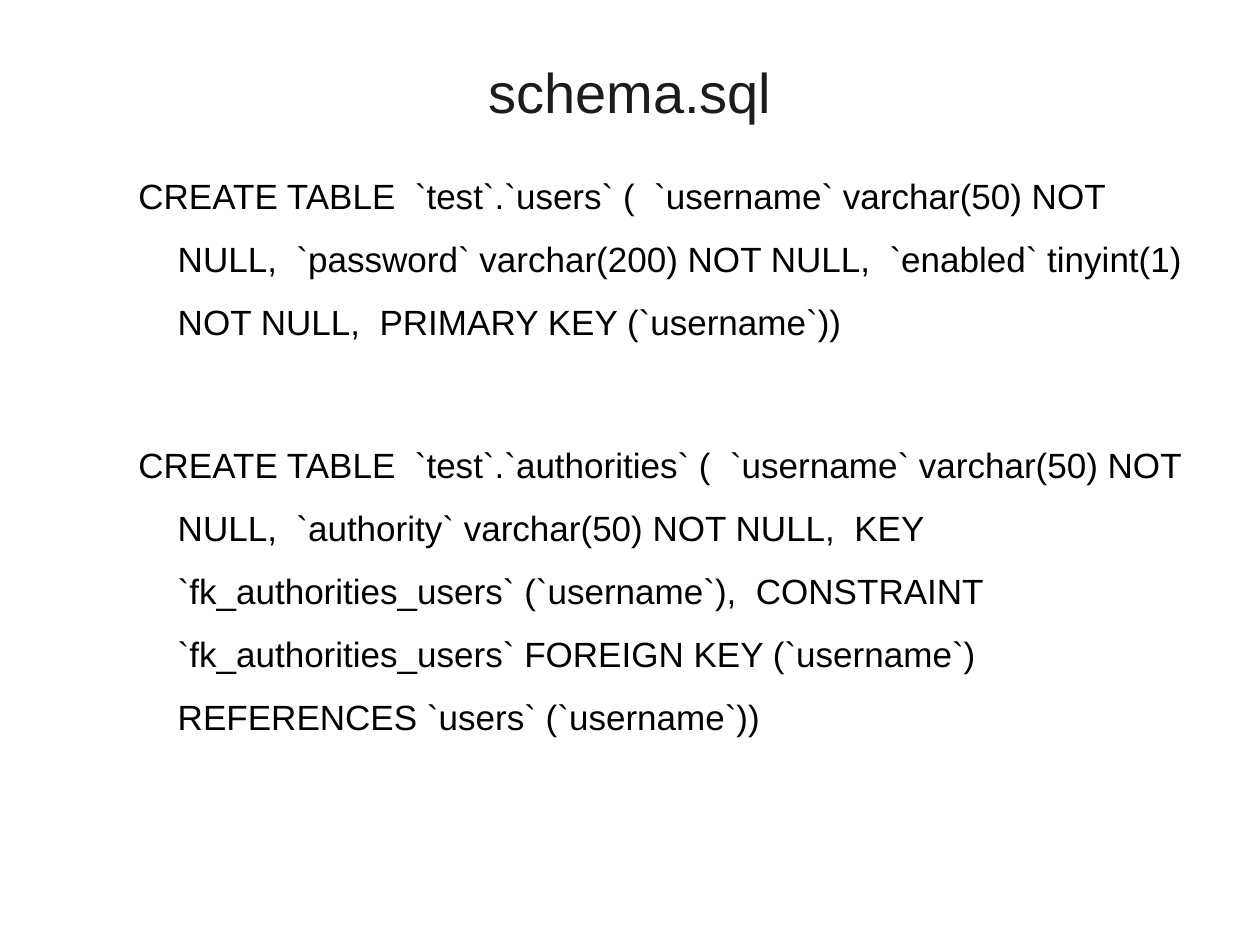
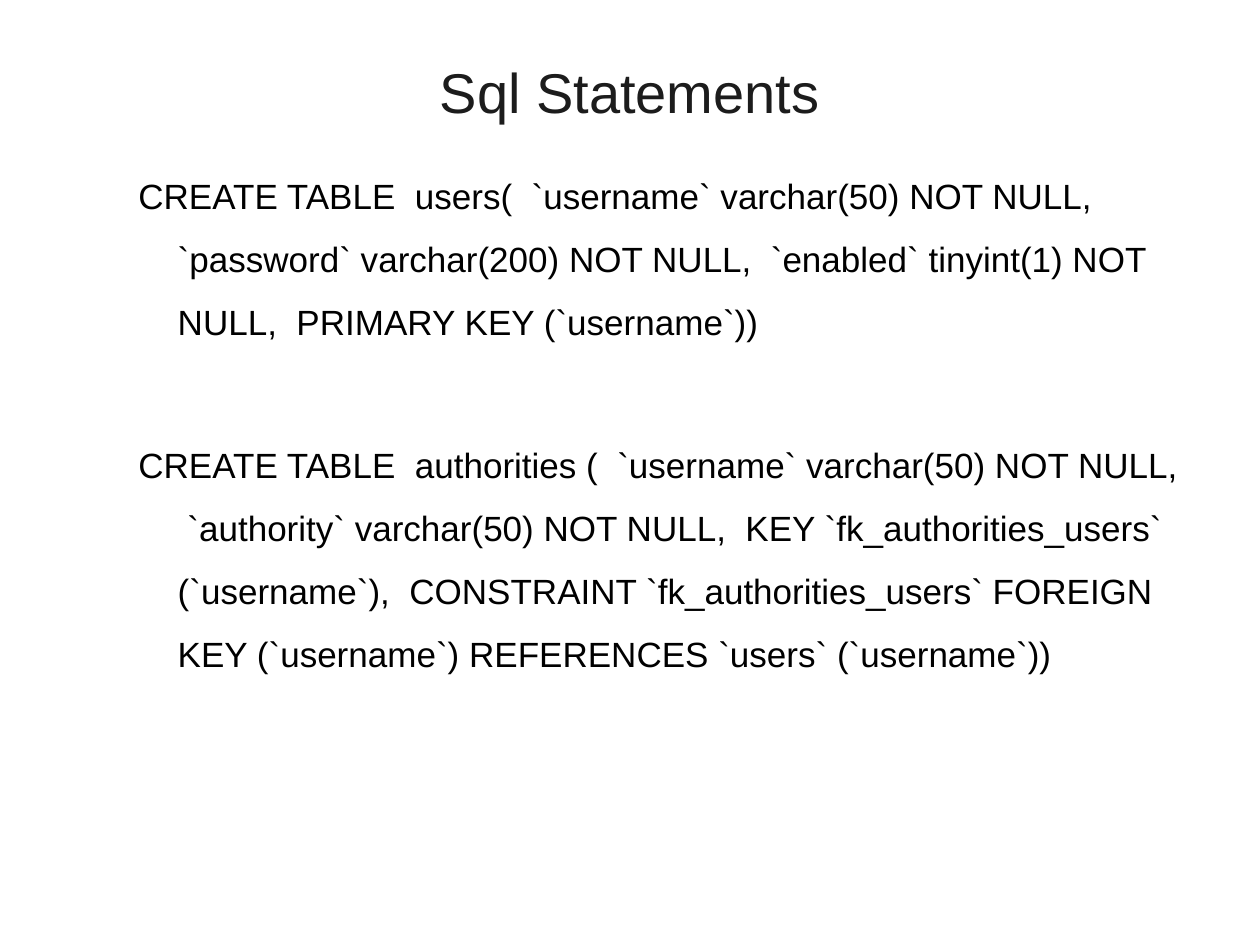
Before and after one commit to vatsank/spring_presentations, a slide deck: slide 25 of SpringMicroService_Module2_Ver01.ppt (slide 28 before the commit). Drawn at 1260x945 pixels with LibreOffice and Linux fonts; fonts in the diff are those of the drawing; background and template pictures are left out. Boxes give left, top, right and bottom in pixels: in the first picture for what was removed or moved away, otherwise in the second. Text is boxed around its words. In the diff, an @@ line names an element or a change of style, - is before the commit and + after.

```diff
--- a/SpringMicroService_Module2_Ver01.ppt
+++ b/SpringMicroService_Module2_Ver01.ppt
@@ title at [440,72,819,124]: text changed @@
-schema.sql
+Sql Statements
@@ text at [138,183,1177,674]: text changed @@
-  CREATE TABLE `test`.`users` ( `username` varchar(50) NOT NULL, `password` varchar(200) NOT NULL, `enabled` tinyint(1) NOT NULL, PRIMARY KEY (`username`))
-  CREATE TABLE `test`.`authorities` ( `username` varchar(50) NOT NULL, `authority` varchar(50) NOT NULL, KEY `fk_authorities_users` (`username`), CONSTRAINT `fk_authorities_users` FOREIGN KEY (`username`) REFERENCES `users` (`username`))
+  CREATE TABLE users( `username` varchar(50) NOT NULL, `password` varchar(200) NOT NULL, `enabled` tinyint(1) NOT NULL, PRIMARY KEY (`username`))
+  CREATE TABLE authorities ( `username` varchar(50) NOT NULL, `authority` varchar(50) NOT NULL, KEY `fk_authorities_users` (`username`), CONSTRAINT `fk_authorities_users` FOREIGN KEY (`username`) REFERENCES `users` (`username`))
```
Also in this commit, not shown: 25 other slides changed, 49 slides added, 5 slides removed, 2 other files.
